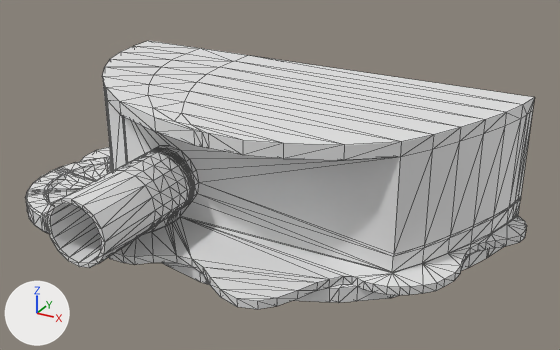
Before and after pictures for a commit that changed the COLLADA model SpicyHero/Game.scnassets/Scenario/TacoHouse/TacoHouse.dae.
The view is the same before and after, from a camera (50 mm lens) standing at (5.71, -9.06, 4.81) and looking at (0.46, 0.49, 0.03). Lighting does not change. The marker at lower left points along +X, +Y and +Z. Mesh edges are drawn as thin lines. Where no turn or scale is listed for an object, it has been applied to the vertices.
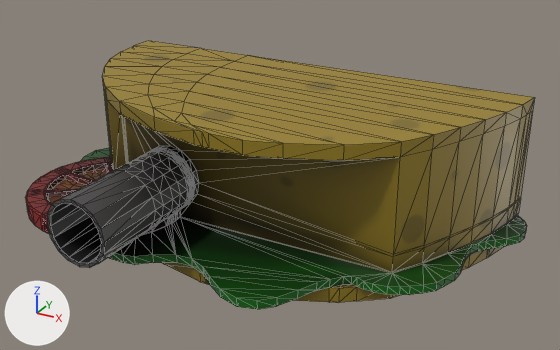
The newer file is also rescaled (x15.0), turned or shifted as a whole; pictures and numbers use the older file's frame.

Pixel boxes (x1, y1, x2, y2) of what changed, in the pictures (560 x 350 px):
part 1 of me_plane_001, recoloured (white to yellow): (26, 41, 535, 309) in both

The change, as a list of edits to the scene's bpy script:
```text
Add img_texturetacohouse_png:
    img_texturetacohouse_png = load_image('TextureTacoHouse.png', 'TextureTacoHouse.png', 1024, 1024, 'sRGB')
Add mat_material:
    mat_material = principled_material('Material')
    mat_material.texture = img_texturetacohouse_png
    mat_material.roughness = 0.44
Change me_plane_001:
    where me_plane_001.from_pydata(...)  # 1265 vertices, 2525 faces; spans x -1.57..6.51, y -3.79..1.11, z -1.75..0.61
    used by ob_plane; location = (-2.61, 1.48, 0.57)
    me_plane_001 part 1: 2509 faces spanning x -1.57..6.51, y -3.79..1.11, z -1.75..0.61 switch from no material to mat_material (picture img_texturetacohouse_png)
```
